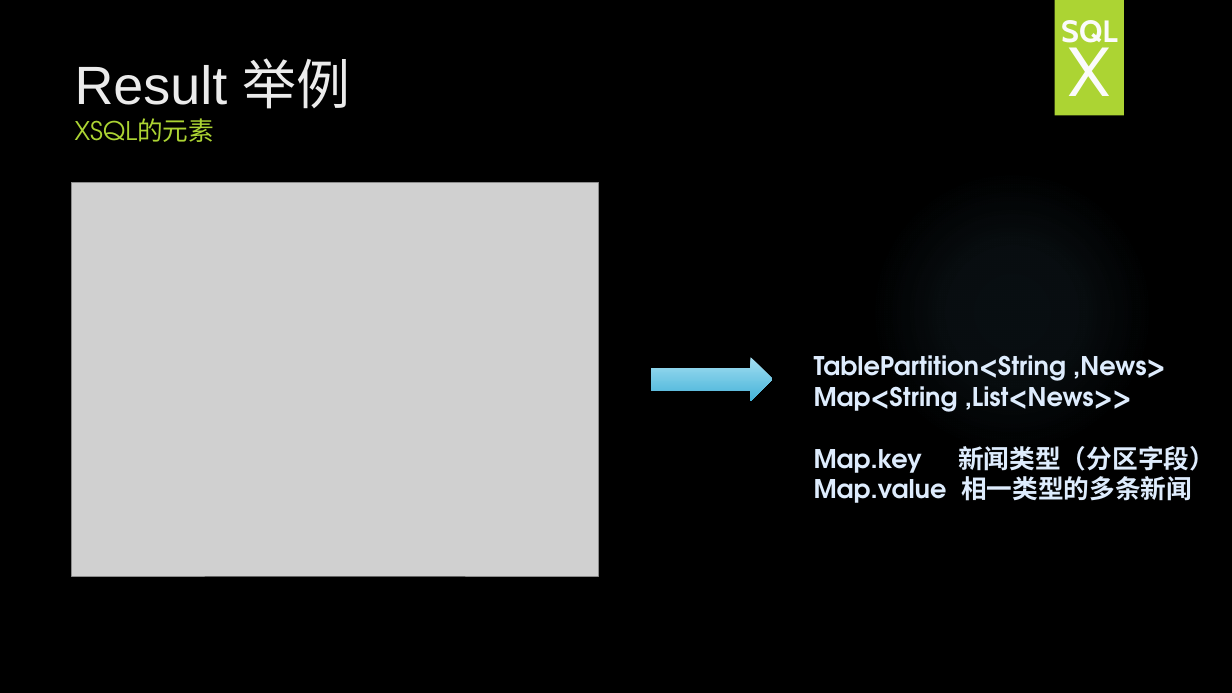
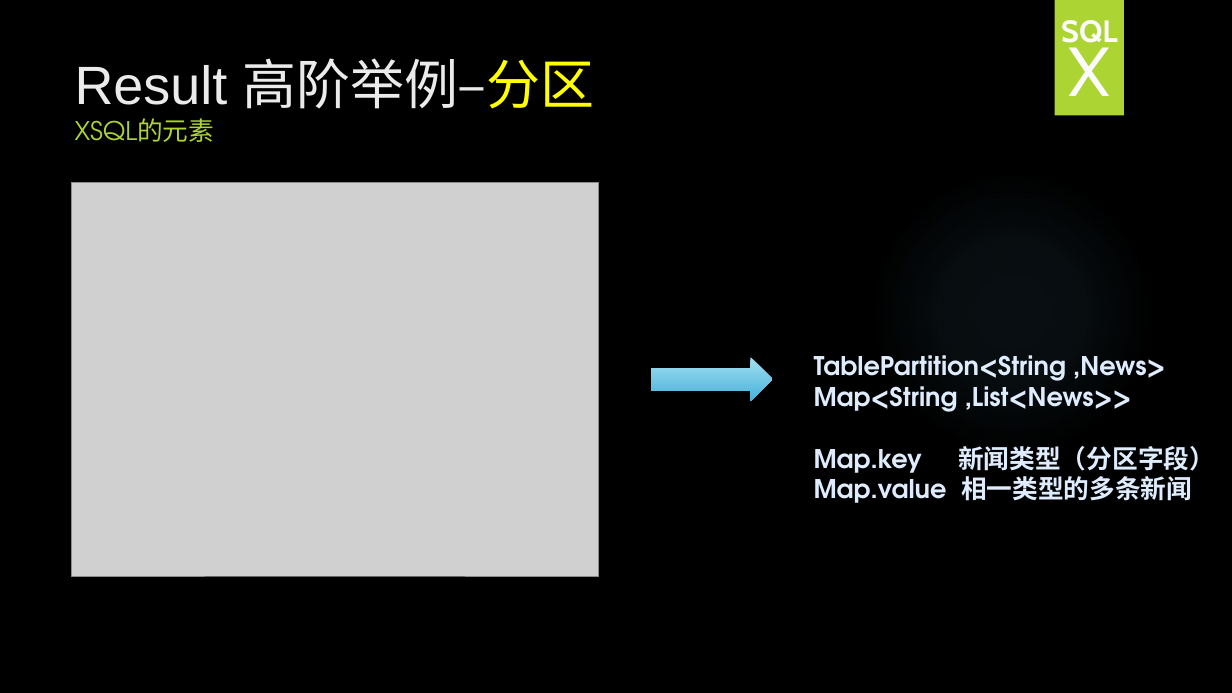
Before and after one commit to HY-ZhengWei/hy.common.XJava, a slide deck: slide 23 of doc/XSQL技术交流.pptx (slide 22 before the commit). Drawn at 1232x693 pixels with LibreOffice and Linux fonts; fonts in the diff are those of the drawing; grey boxes stand for pictures; background and template pictures are left out. Boxes give left, top, right and bottom in pixels: in the first picture for what was removed or moved away, otherwise in the second. Text is boxed around its words. In the diff, an @@ line names an element or a change of style, - is before the commit and + after.

```diff
--- a/doc/XSQL技术交流.pptx
+++ b/doc/XSQL技术交流.pptx
@@ title at (x1=75, y1=58, x2=594, y2=142): text changed @@
-Result 举例
-XSQL的元素
+Result 高阶举例–分区
+XSQL的元素
```
Also in this commit, not shown: 4 other slides changed, 6 slides added.
